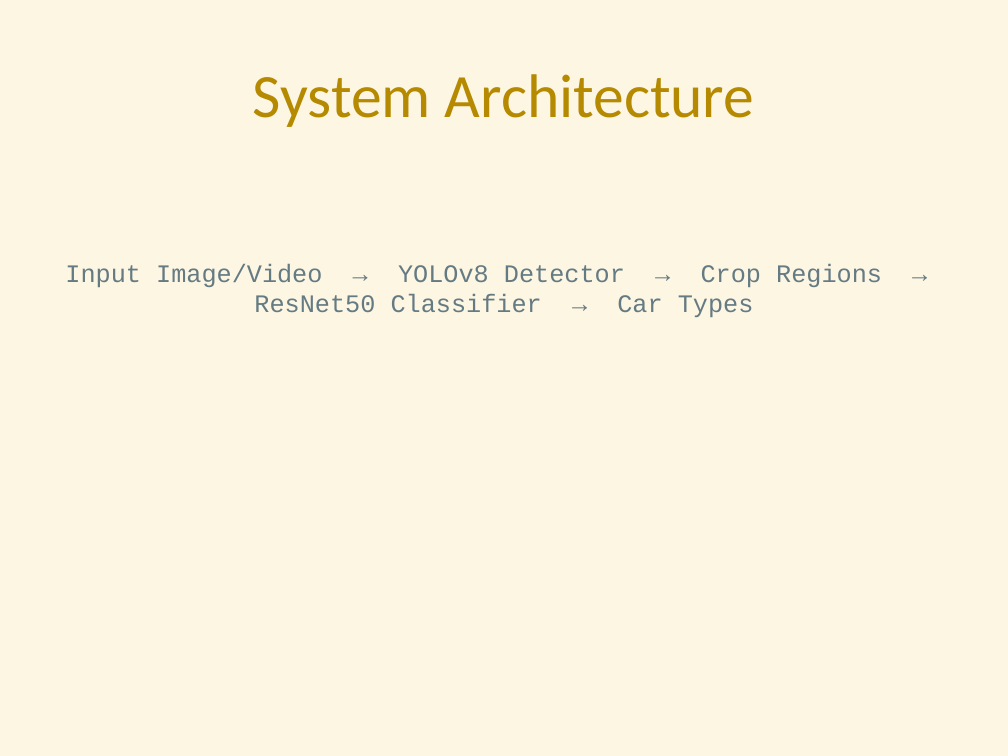
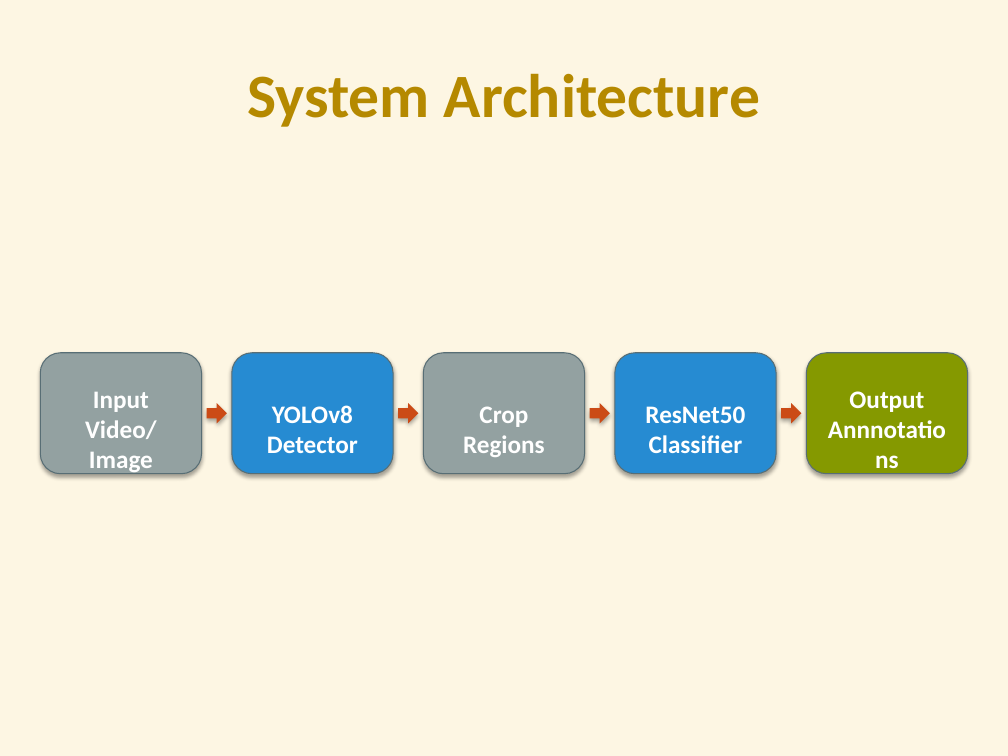
Before and after one commit to HyzenTech/car-retrieval-system, a slide deck: slide 3 of presentation.pptx. Drawn at 1008x756 pixels with LibreOffice and Linux fonts; fonts in the diff are those of the drawing. Boxes give left, top, right and bottom in pixels: in the first picture for what was removed or moved away, otherwise in the second. Text is boxed around its words. In the diff, an @@ line names an element or a change of style, - is before the commit and + after.

Commit message:
Enhance PPTX: Add visual architecture diagram and embed evaluation plots

```diff
--- a/presentation.pptx
+++ b/presentation.pptx
@@ title "System Architecture" at [247,73,760,127]: bold on @@
@@ text removed at [65,264,882,317] @@
-Input Image/Video → YOLOv8 Detector → Crop Regions → ResNet50 Classifier → Car Types
@@ rounded rectangle added at [40,353,202,474], fill #93A1A1, outline #586E75 0.75 pt, 18 pt, text #FFFFFF, bold @@
+Input
+Video/Image
@@ rounded rectangle added at [232,353,393,474], fill #268BD2, outline #586E75 0.75 pt, 18 pt, text #FFFFFF, bold @@
+YOLOv8
+Detector
@@ rounded rectangle added at [423,353,585,474], fill #93A1A1, outline #586E75 0.75 pt, 18 pt, text #FFFFFF, bold @@
+Crop
+Regions
@@ rounded rectangle added at [615,353,776,474], fill #268BD2, outline #586E75 0.75 pt, 18 pt, text #FFFFFF, bold @@
+ResNet50
+Classifier
@@ rounded rectangle added at [806,353,968,474], fill #859900, outline #586E75 0.75 pt, 18 pt, text #FFFFFF, bold @@
+Output
+Annnotations
@@ right arrow added at [207,403,227,423], fill #CB4B16 @@
@@ right arrow added at [398,403,418,423], fill #CB4B16 @@
@@ right arrow added at [590,403,610,423], fill #CB4B16 @@
@@ right arrow added at [781,403,801,423], fill #CB4B16 @@
```
Also in this commit, not shown: 6 other slides changed, 3 slides added, 4 slides removed, 1 other file.
